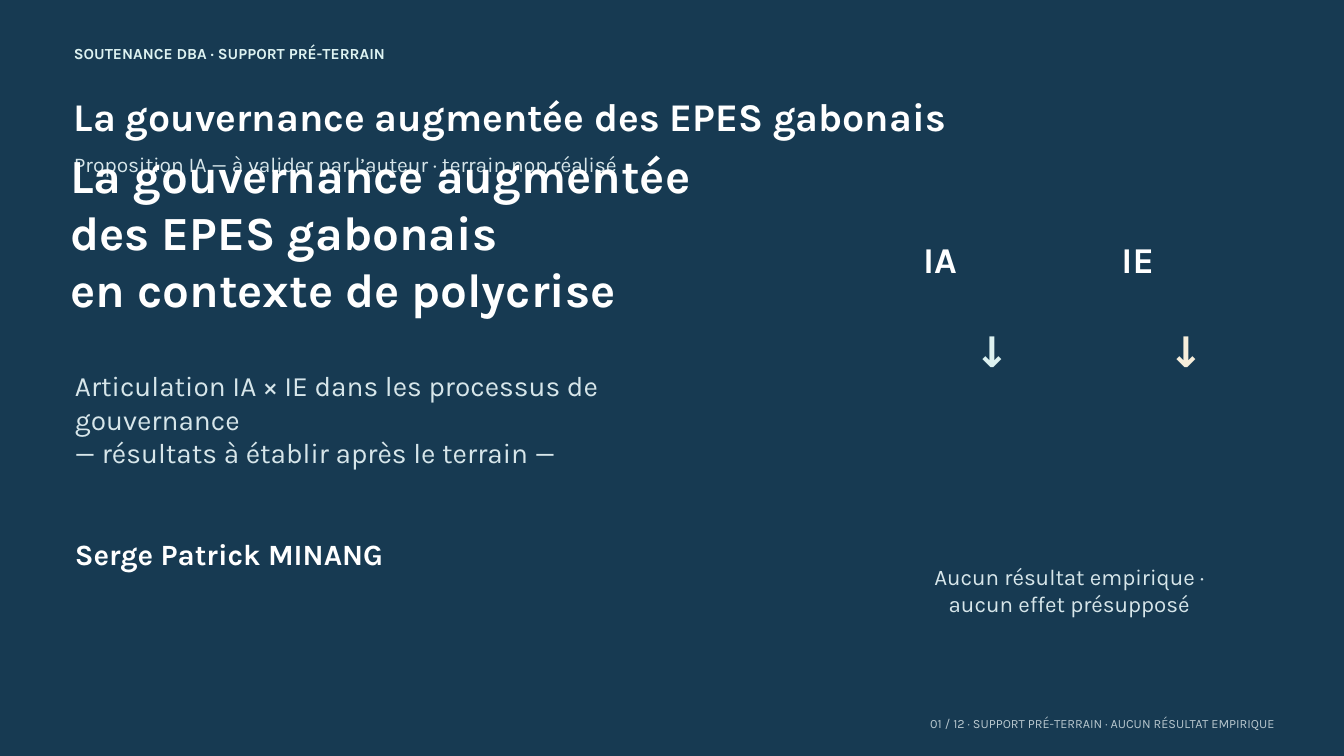
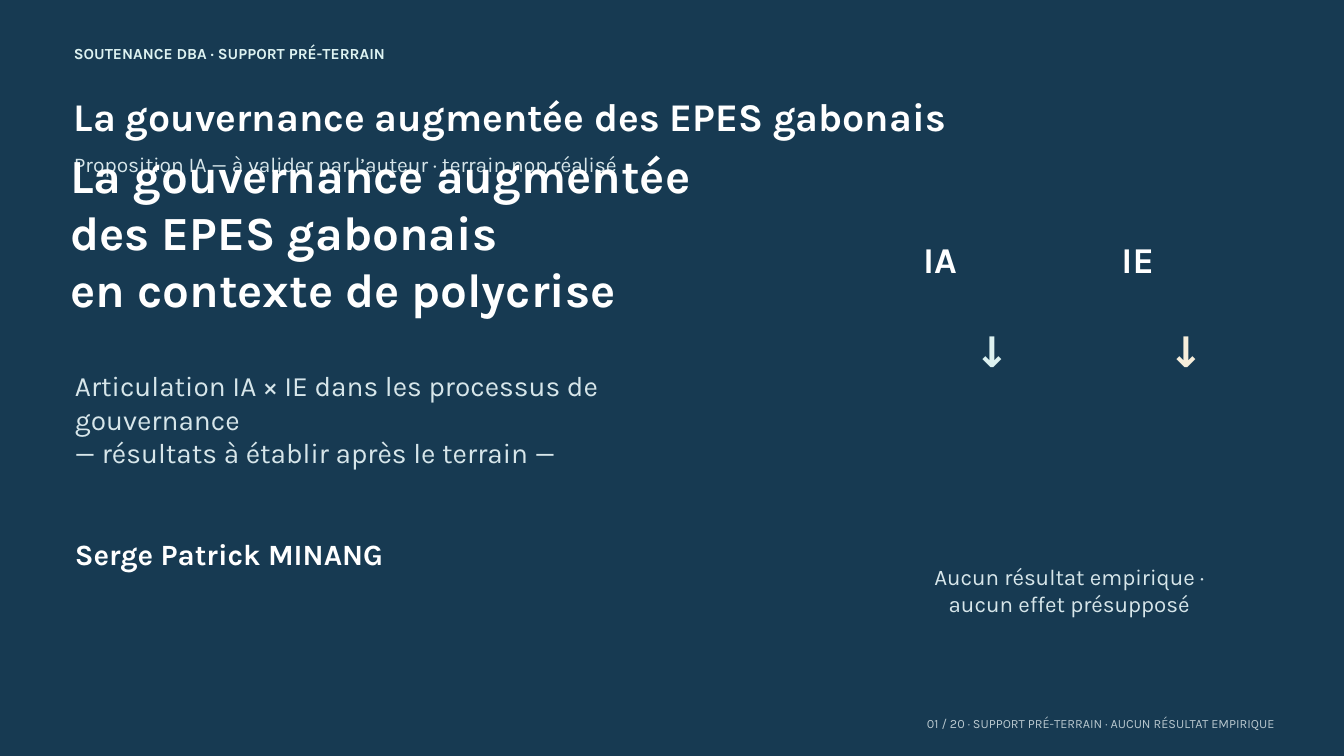
Before and after one commit to upl-gabon/These-Presidence, a slide deck: slide 1 of docs/DEPOT_AUTEUR/PROPOSITION_SUPPORT_SOUTENANCE_PRE_TERRAIN.pptx. Drawn at 1344x756 pixels with LibreOffice and Linux fonts; fonts in the diff are those of the drawing. Boxes give left, top, right and bottom in pixels: in the first picture for what was removed or moved away, otherwise in the second. Text is boxed around its words. In the diff, an @@ line names an element or a change of style, - is before the commit and + after.

```diff
--- a/docs/DEPOT_AUTEUR/PROPOSITION_SUPPORT_SOUTENANCE_PRE_TERRAIN.pptx
+++ b/docs/DEPOT_AUTEUR/PROPOSITION_SUPPORT_SOUTENANCE_PRE_TERRAIN.pptx
@@ text at [927,717,1274,730]: text changed @@
-01 / 12 · SUPPORT PRÉ-TERRAIN · AUCUN RÉSULTAT EMPIRIQUE
+01 / 20 · SUPPORT PRÉ-TERRAIN · AUCUN RÉSULTAT EMPIRIQUE
```
Also in this commit, not shown: 9 other slides changed, 10 slides added, 2 slides removed, 5 other files.
